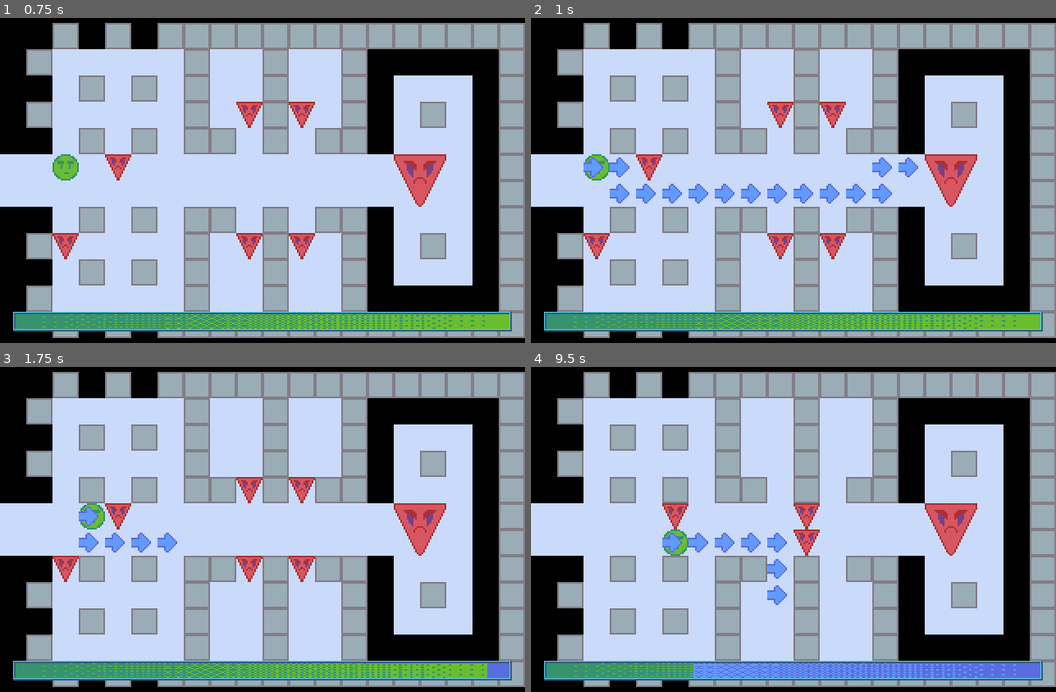
Above: before the commit, frames 1-4 (two rows, left to right).
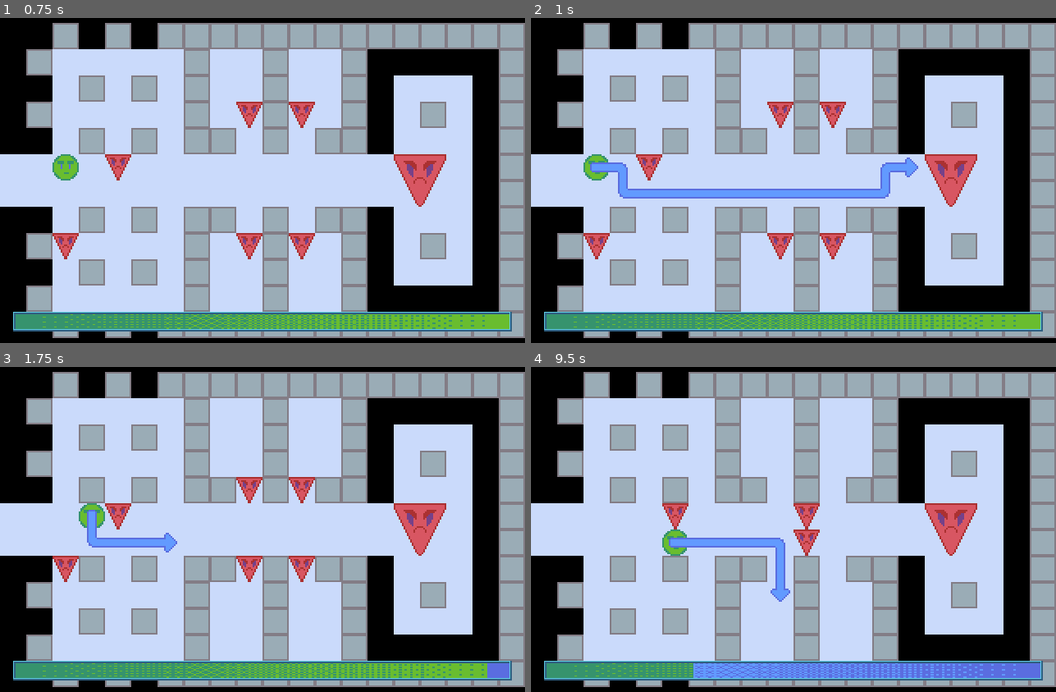
Above: after the commit, the same moments.

Repository: AaronWizard/ShapeFight
Game: Godot game, scene res://Game.tscn
Same seed, same stepped clock (60 frames per second), same inputs: the game is played once before the commit and once after it.
Inputs (mouse positions are in pixels of both pictures, inside the frame that each line leads up to):
- Up to frame 1 (0.75 s): tap Enter at 0.5 s; move the mouse to (378, 164) at 0.52 s; hold Right (move_east) from 0.53 s (still down); tap Space (wait) at 0.6 s; click (378, 164) at 0.67 s
- Up to frame 2 (1 s): keep holding Right (move_east)
- Up to frame 3 (1.75 s): tap Space (wait) at 1.25, 1.35 s; move the mouse to (157, 545) at 1.27 s; release Right (move_east) at 1.28 s; hold Down (move_south) from 1.28 s (still down)
- Up to frame 4 (9.5 s): tap Enter at 2, 4.25 s; move the mouse to (846, 458) at 2.02 s; release Down (move_south) at 2.03 s; hold Right (move_east) 2.03-2.78 s; tap Space (wait) at 2.1, 2.75, 2.85, 3.6, 4.35, 5.1, 5.75, 5.85, 6.6, 7.35, 8.1, 8.85 s; move the mouse to (767, 594) at 2.77 s; hold Up (move_north) 2.78-3.53 s; click (767, 594) at 2.92 s; move the mouse to (951, 578) at 3.52 s; hold Left (move_west) 3.53-5.03 s; move the mouse to (636, 480) at 4.27 s; move the mouse to (819, 529) at 5.02 s; hold Down (move_south) 5.03-5.78 s; click (819, 529) at 5.17 s; move the mouse to (714, 448) at 5.77 s; hold Right (move_east) 5.78-6.53 s; move the mouse to (909, 513) at 6.52 s; hold Up (move_north) 6.53-7.28 s; move the mouse to (688, 545) at 7.27 s; hold Right (move_east) 7.28-8.03 s; click (688, 545) at 7.42 s; move the mouse to (846, 458) at 8.02 s; hold Down (move_south) 8.03-8.78 s; move the mouse to (767, 594) at 8.77 s; hold Left (move_west) from 8.78 s (still down)

Frame 1 is identical in both runs. In frame 2, 1.6% of the frame differs, in the area x 10-70%, y 42-58%; in frame 3, 0.5%; in frame 4, 0.8%.

Commit message:
Pick right tiles for player path

Diff:
--- a/Actors/Controllers/AI.gd
+++ b/Actors/Controllers/AI.gd
@@ -58,7 +58,7 @@
 
 		if get_map().actor_can_enter_cell(get_actor(), path[1] as Vector2,
 				false):
-			var did := Direction.get_closest_direction(
+			var did := Direction.get_closest_direction_diff(
 					get_actor().cell_position, path[1])
 
 			result = MoveActionScene.instance() as MoveAction
--- a/Direction.gd
+++ b/Direction.gd
@@ -15,17 +15,22 @@
 	WEST: VECTOR_WEST,
 }
 
-static func get_closest_direction(start: Vector2, end: Vector2) -> int:
-	var diff := end - start
+static func get_closest_direction(value: Vector2) -> int:
+	var result := NORTH
+	var result_dotprod: float = VECTORS[result].dot(value)
 
-	var result := NORTH
-	var dotprod: float = VECTORS[result].dot(diff)
-
-	for did in ALL_DIRECTIONS:
-		var direction := VECTORS[did] as Vector2
-		var dp := direction.dot(diff)
-		if dp > dotprod:
-			result = did
-			dotprod = dp
+	for direction in ALL_DIRECTIONS:
+		var direction_vector := VECTORS[direction] as Vector2
+		if direction_vector == value:
+			result = direction
+			break
+		else:
+			var dp := direction_vector.dot(value)
+			if dp > result_dotprod:
+				result = direction
+				result_dotprod = dp
 
 	return result
+
+static func get_closest_direction_diff(start: Vector2, end: Vector2) -> int:
+	return get_closest_direction(end - start)
--- a/Maps/PathOverlay.gd
+++ b/Maps/PathOverlay.gd
@@ -1,4 +1,11 @@
 extends TileMap
+
+enum TileIDs {
+	END_NORTH, END_EAST, END_SOUTH, END_WEST,
+	START_NORTH, START_EAST, START_SOUTH, START_WEST,
+	VERTICAL, HORIZONTAL,
+	TURN_SOUTH_AND_EAST, TURN_SOUTH_AND_WEST, TURN_NORTH_AND_WEST, TURN_NORTH_AND_EAST
+}
 
 onready var _pathfinder := Pathfinder.new()
 
@@ -40,7 +47,7 @@
 			_current_cell = cell
 			clear()
 
-			if _pathfinder.has_cell(cell):
+			if (cell != actor.cell_position) and _pathfinder.has_cell(cell):
 				_draw_path(cell)
 	else:
 		clear()
@@ -48,5 +55,66 @@
 
 func _draw_path(cell: Vector2) -> void:
 	var path := _pathfinder.get_path(actor.cell_position, cell)
-	for c in path:
-		set_cellv(c, 1)
+	if path.size() > 0:
+		assert(path.size() >= 2)
+
+		_draw_path_start(path[0], path[1])
+		_draw_path_end(path[ path.size() - 1 ], path[ path.size() - 2] )
+
+		for i in range(1, path.size() - 1):
+			_draw_path_middle(path[i - 1], path[i], path[i + 1])
+
+func _draw_path_start(start: Vector2, next: Vector2) -> void:
+	var direction := Direction.get_closest_direction_diff(start, next)
+	var tile: int
+
+	match direction:
+		Direction.NORTH:
+			tile = TileIDs.START_NORTH
+		Direction.EAST:
+			tile = TileIDs.START_EAST
+		Direction.SOUTH:
+			tile = TileIDs.START_SOUTH
+		Direction.WEST:
+			tile = TileIDs.START_WEST
+
+	set_cellv(start, tile)
+
+func _draw_path_end(end: Vector2, prev: Vector2) -> void:
+	var direction := Direction.get_closest_direction_diff(prev, end)
+	var tile: int
+
+	match direction:
+		Direction.NORTH:
+			tile = TileIDs.END_NORTH
+		Direction.EAST:
+			tile = TileIDs.END_EAST
+		Direction.SOUTH:
+			tile = TileIDs.END_SOUTH
+		Direction.WEST:
+			tile = TileIDs.END_WEST
+
+	set_cellv(end, tile)
+
+func _draw_path_middle(prev: Vector2, current: Vector2, next:Vector2) -> void:
+	var direction_prev := Direction.get_closest_direction_diff(prev, current)
+	var direction_next := Direction.get_closest_direction_diff(current, next)
+	var tile: int
+
+	match [direction_prev, direction_next]:
+		[Direction.EAST, Direction.EAST], [Direction.WEST, Direction.WEST]:
+			tile = TileIDs.HORIZONTAL
+		[Direction.NORTH, Direction.NORTH], [Direction.SOUTH, Direction.SOUTH]:
+			tile = TileIDs.VERTICAL
+		[Direction.NORTH, Direction.EAST], [Direction.WEST, Direction.SOUTH]:
+			tile = TileIDs.TURN_SOUTH_AND_EAST
+		[Direction.NORTH, Direction.WEST], [Direction.EAST, Direction.SOUTH]:
+			tile = TileIDs.TURN_SOUTH_AND_WEST
+		[Direction.EAST, Direction.NORTH], [Direction.SOUTH, Direction.WEST]:
+			tile = TileIDs.TURN_NORTH_AND_WEST
+		[Direction.WEST, Direction.NORTH], [Direction.SOUTH, Direction.EAST]:
+			tile = TileIDs.TURN_NORTH_AND_EAST
+		_:
+			tile = TileIDs.END_NORTH
+
+	set_cellv(current, tile)
--- a/Resources/PathTileSet.tres
+++ b/Resources/PathTileSet.tres
@@ -83,7 +83,7 @@
 7/navigation_offset = Vector2( 0, 0 )
 7/shapes = [  ]
 7/z_index = 0
-8/name = "horizontal"
+8/name = "vertical"
 8/texture = ExtResource( 1 )
 8/tex_offset = Vector2( 0, 0 )
 8/modulate = Color( 1, 1, 1, 1 )
@@ -93,7 +93,7 @@
 8/navigation_offset = Vector2( 0, 0 )
 8/shapes = [  ]
 8/z_index = 0
-9/name = "vertical"
+9/name = "horizontal"
 9/texture = ExtResource( 1 )
 9/tex_offset = Vector2( 0, 0 )
 9/modulate = Color( 1, 1, 1, 1 )
@@ -103,7 +103,7 @@
 9/navigation_offset = Vector2( 0, 0 )
 9/shapes = [  ]
 9/z_index = 0
-10/name = "turn_north_east"
+10/name = "turn_south_and_east"
 10/texture = ExtResource( 1 )
 10/tex_offset = Vector2( 0, 0 )
 10/modulate = Color( 1, 1, 1, 1 )
@@ -113,7 +113,7 @@
 10/navigation_offset = Vector2( 0, 0 )
 10/shapes = [  ]
 10/z_index = 0
-11/name = "turn_south_east"
+11/name = "turn_south_and_west"
 11/texture = ExtResource( 1 )
 11/tex_offset = Vector2( 0, 0 )
 11/modulate = Color( 1, 1, 1, 1 )
@@ -123,7 +123,7 @@
 11/navigation_offset = Vector2( 0, 0 )
 11/shapes = [  ]
 11/z_index = 0
-12/name = "turn_north_west"
+12/name = "turn_north_and_west"
 12/texture = ExtResource( 1 )
 12/tex_offset = Vector2( 0, 0 )
 12/modulate = Color( 1, 1, 1, 1 )
@@ -133,7 +133,7 @@
 12/navigation_offset = Vector2( 0, 0 )
 12/shapes = [  ]
 12/z_index = 0
-13/name = "turn_south_east"
+13/name = "turn_north_and_east"
 13/texture = ExtResource( 1 )
 13/tex_offset = Vector2( 0, 0 )
 13/modulate = Color( 1, 1, 1, 1 )
